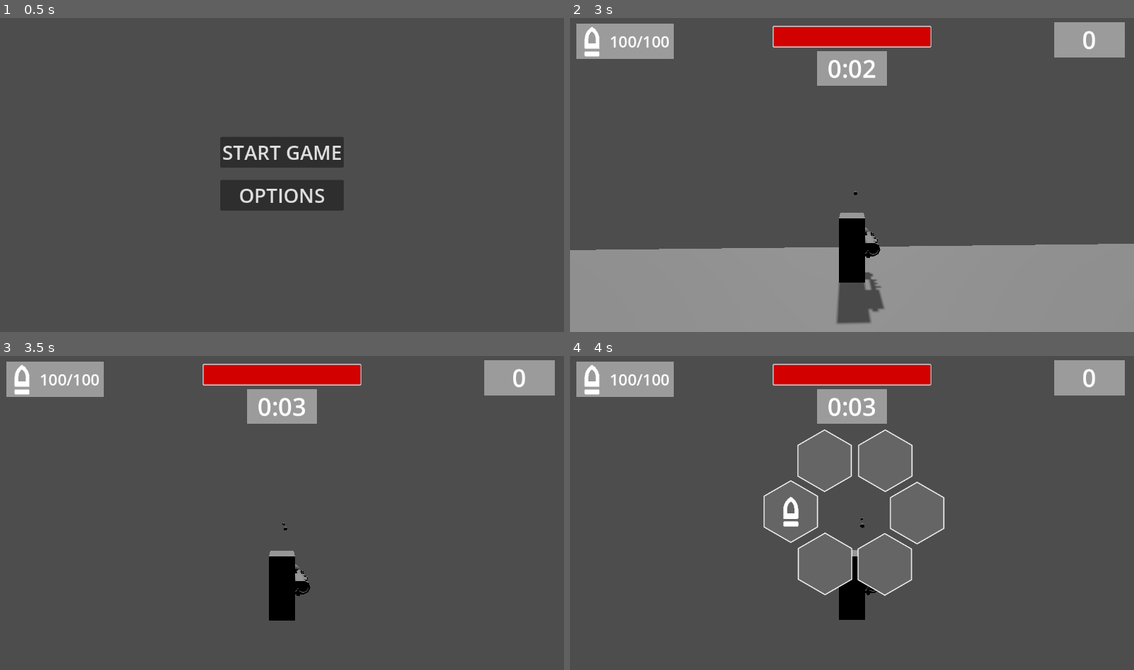
Above: before the commit, frames 1-4 (two rows, left to right).
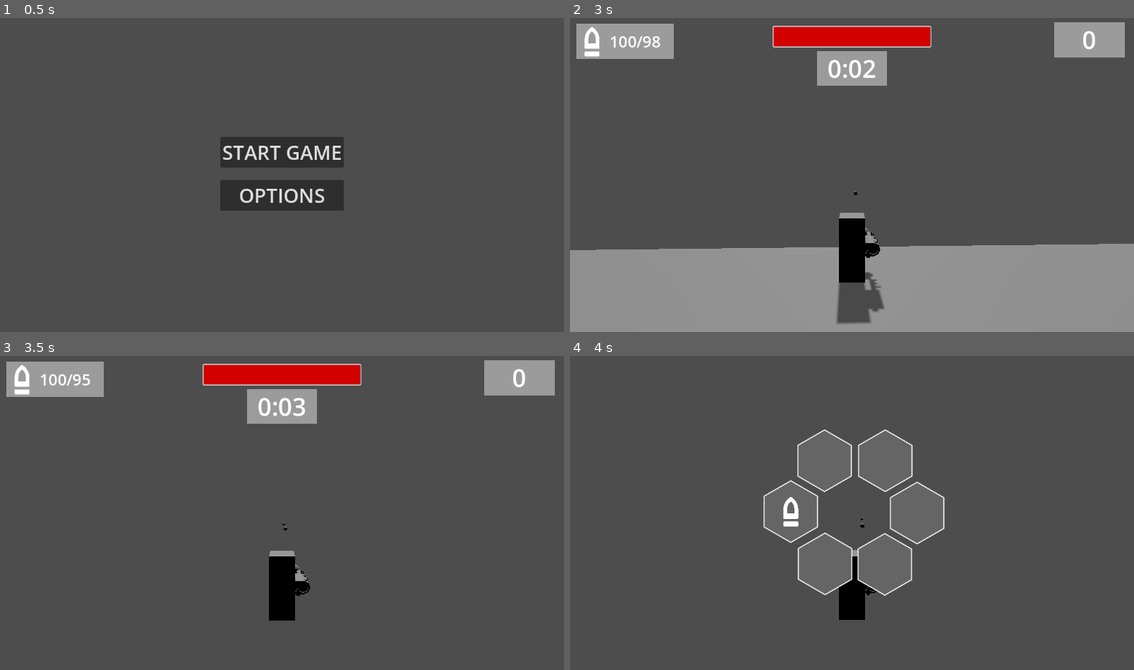
Above: after the commit, the same moments.

Repository: sarisman84/BrackeysGJ2024.2
Game: Godot game, scene res://Player/UI/HUD/main_menu.tscn
The game is run twice, just before and just after one commit, with the same random seed, the same clock (stepped at 60 frames per second) and the same inputs. The project has no main scene, so this scene is started directly.
Inputs (mouse positions are in pixels of both pictures, inside the frame that each line leads up to):
- Up to frame 1 (0.5 s): no input
- Up to frame 2 (3 s): click "START GAME" at 0.5 s; tap Enter at 1.25 s; move the mouse to (880, 171) at 1.27 s; hold F (interact) 1.28-2.03 s; hold W (move_forward) from 1.28 s (still down); tap Space (jump) at 1.52, 2.27 s; move the mouse to (823, 175) at 2.02 s; tap F (interact) at 2.1 s; move the mouse to (863, 168) at 2.77 s; press the mouse at (863, 168) at 2.78 s
- Up to frame 3 (3.5 s): keep holding W (move_forward); tap F (interact) at 3.05 s
- Up to frame 4 (4 s): keep holding W (move_forward); move the mouse to (846, 516) at 3.52 s; release the mouse at (846, 516) at 3.53 s; tap Q (weapon_select) at 3.6 s; tap Space (jump) at 3.77 s; tap F (interact) at 3.8 s

Frame 1 is identical in both runs. In frame 2, less than 0.1% of the frame differs, in the area x 12-64%, y 2-10%; in frame 3, less than 0.1%; in frame 4, 6.7%, in the area x 1-99%, y 1-22%.

Commit message:
Did some refactoring on enemy spawning. Bugfixed several issues.

Diff:
--- a/Enemies/Spawner/Waves/wave1.tres
+++ b/Enemies/Spawner/Waves/wave1.tres
@@ -1,9 +1,13 @@
-[gd_resource type="Resource" script_class="WaveInfo" load_steps=2 format=3 uid="uid://3fjug1vja3cp"]
+[gd_resource type="Resource" script_class="WaveInfo" load_steps=3 format=3 uid="uid://3fjug1vja3cp"]
 
 [ext_resource type="Script" path="res://Enemies/Spawner/Waves/wave_info.gd" id="1_cvj7k"]
+[ext_resource type="PackedScene" uid="uid://dxcxm2wvtq7fp" path="res://Enemies/Scenes/basic_enemy.tscn" id="1_flnmn"]
 
 [resource]
 script = ExtResource("1_cvj7k")
+enemies = Array[PackedScene]([ExtResource("1_flnmn")])
+spawn_distance = 15
+flying_distance = 10
 wave_start_time = 15.0
 group_amount = 10
 init_spawn_time_delay = 5.0
--- a/Enemies/Spawner/Waves/wave2.tres
+++ b/Enemies/Spawner/Waves/wave2.tres
@@ -1,9 +1,14 @@
-[gd_resource type="Resource" script_class="WaveInfo" load_steps=2 format=3 uid="uid://bxlxmrcwl32ad"]
+[gd_resource type="Resource" script_class="WaveInfo" load_steps=4 format=3 uid="uid://bxlxmrcwl32ad"]
 
 [ext_resource type="Script" path="res://Enemies/Spawner/Waves/wave_info.gd" id="1_jtyx2"]
+[ext_resource type="PackedScene" uid="uid://dxcxm2wvtq7fp" path="res://Enemies/Scenes/basic_enemy.tscn" id="1_mw3gu"]
+[ext_resource type="PackedScene" uid="uid://dbhpk13ktqxn5" path="res://Enemies/Scenes/flying_enemy.tscn" id="2_roxka"]
 
 [resource]
 script = ExtResource("1_jtyx2")
+enemies = Array[PackedScene]([ExtResource("1_mw3gu"), ExtResource("2_roxka")])
+spawn_distance = 15
+flying_distance = 10
 wave_start_time = 90.0
 group_amount = 10
 init_spawn_time_delay = 4.0
--- a/Enemies/Spawner/Waves/wave3.tres
+++ b/Enemies/Spawner/Waves/wave3.tres
@@ -1,9 +1,15 @@
-[gd_resource type="Resource" script_class="WaveInfo" load_steps=2 format=3 uid="uid://c68arqvoqpeo3"]
+[gd_resource type="Resource" script_class="WaveInfo" load_steps=5 format=3 uid="uid://c68arqvoqpeo3"]
 
 [ext_resource type="Script" path="res://Enemies/Spawner/Waves/wave_info.gd" id="1_dduap"]
+[ext_resource type="PackedScene" uid="uid://dxcxm2wvtq7fp" path="res://Enemies/Scenes/basic_enemy.tscn" id="1_x365v"]
+[ext_resource type="PackedScene" uid="uid://dbhpk13ktqxn5" path="res://Enemies/Scenes/flying_enemy.tscn" id="2_hv17l"]
+[ext_resource type="PackedScene" uid="uid://cjhnfiv3kdyek" path="res://Enemies/Scenes/shooting_enemy.tscn" id="3_1ymtc"]
 
 [resource]
 script = ExtResource("1_dduap")
+enemies = Array[PackedScene]([ExtResource("1_x365v"), ExtResource("2_hv17l"), ExtResource("3_1ymtc")])
+spawn_distance = 15
+flying_distance = 10
 wave_start_time = 160.0
 group_amount = 99999
 init_spawn_time_delay = 4.0
--- a/Enemies/Spawner/Waves/wave_info.gd
+++ b/Enemies/Spawner/Waves/wave_info.gd
@@ -1,5 +1,9 @@
 extends Resource
 class_name WaveInfo
+
+@export var enemies : Array[PackedScene]
+@export var spawn_distance = 15
+@export var flying_distance = 10
 
 @export var wave_start_time : float
 @export var group_amount : int
--- a/Enemies/Spawner/enemy_spawner.gd
+++ b/Enemies/Spawner/enemy_spawner.gd
@@ -2,10 +2,6 @@
 
 @onready var m_group_timer = $group_timer
 @onready var m_downtime_timer = $downtime_timer
-
-@export var enemies : Array[PackedScene]
-@export var spawn_distance = 15
-@export var flying_distance = 10
 
 #Wave Manager
 @export var wave_info_array : Array[WaveInfo]
@@ -23,7 +19,7 @@
 
 func position_randomize() -> Vector3:
 	var output = Vector3(randf_range(-1,1), 0, randf_range(-1,1))
-	output = (output.normalized() * spawn_distance) + Global.player_coords
+	output = (output.normalized() * wave_info_array[cur_wave].spawn_distance) + Global.player_ref.global_position
 	return output
 
 func _on_timer_timeout() -> void:
@@ -37,9 +33,10 @@
 
 func spawn_group() -> void:
 	for i in randi_range(1, cur_wave + 2):
-		var chosen_enemy = randi_range(0, cur_wave)
+		var enemies = wave_info_array[cur_wave].enemies
+		var chosen_enemy = randi_range(0, enemies.size() - 1)
 		var instance = enemies[chosen_enemy].instantiate()
 		instance.position = position_randomize()
 		if chosen_enemy == 1:
-			instance.position.y += flying_distance
+			instance.position.y += wave_info_array[cur_wave].flying_distance
 		add_child(instance)
--- a/Enemies/Spawner/enemy_spawner.tscn
+++ b/Enemies/Spawner/enemy_spawner.tscn
@@ -1,13 +1,9 @@
-[gd_scene load_steps=5 format=3 uid="uid://db38rpsv7kars"]
+[gd_scene load_steps=2 format=3 uid="uid://db38rpsv7kars"]
 
 [ext_resource type="Script" path="res://Enemies/Spawner/enemy_spawner.gd" id="1_ye8ye"]
-[ext_resource type="PackedScene" uid="uid://dxcxm2wvtq7fp" path="res://Enemies/Scenes/basic_enemy.tscn" id="2_3i6q0"]
-[ext_resource type="PackedScene" uid="uid://dbhpk13ktqxn5" path="res://Enemies/Scenes/flying_enemy.tscn" id="3_5b1w4"]
-[ext_resource type="PackedScene" uid="uid://cjhnfiv3kdyek" path="res://Enemies/Scenes/shooting_enemy.tscn" id="4_2tyy7"]
 
 [node name="enemy_spawner" type="Node3D"]
 script = ExtResource("1_ye8ye")
-enemies = Array[PackedScene]([ExtResource("2_3i6q0"), ExtResource("3_5b1w4"), ExtResource("4_2tyy7")])
 
 [node name="group_timer" type="Timer" parent="."]
 wait_time = 2.0
--- a/Interactables/Scripts/money.gd
+++ b/Interactables/Scripts/money.gd
@@ -4,5 +4,5 @@
 
 func _on_area_3d_body_entered(body: Node3D) -> void:
 	if body.is_in_group("Player"):
-		Global.player_money += value
+		Global.current_currency += value
 		queue_free()
--- a/Level/s_player_test.tscn
+++ b/Level/s_player_test.tscn
@@ -1,18 +1,18 @@
-[gd_scene load_steps=10 format=3 uid="uid://duj4fulbycx3j"]
+[gd_scene load_steps=9 format=3 uid="uid://duj4fulbycx3j"]
 
 [ext_resource type="PackedScene" uid="uid://clmojr6n6jc32" path="res://Player/p_player.tscn" id="1_vw2pc"]
 [ext_resource type="PackedScene" uid="uid://dbqqjaey7p3cl" path="res://Interactables/Scenes/weapon_station.tscn" id="2_qf88q"]
 [ext_resource type="PackedScene" uid="uid://djq2jxg8ly7e1" path="res://Weapons/Ammo/p_ammo_pickup.tscn" id="2_ys08t"]
-[ext_resource type="PackedScene" uid="uid://db38rpsv7kars" path="res://Enemies/Spawner/enemy_spawner.tscn" id="5_43tys"]
-[ext_resource type="Script" path="res://Enemies/Spawner/Waves/wave_info.gd" id="6_qt2bv"]
-[ext_resource type="Resource" uid="uid://3fjug1vja3cp" path="res://Enemies/Spawner/Waves/wave1.tres" id="7_kuvlq"]
-[ext_resource type="PackedScene" uid="uid://bqjis4gwh32fn" path="res://UI/Scenes/main_ui.tscn" id="8_3st87"]
-[ext_resource type="Resource" uid="uid://bxlxmrcwl32ad" path="res://Enemies/Spawner/Waves/wave2.tres" id="8_ru444"]
-[ext_resource type="Resource" uid="uid://c68arqvoqpeo3" path="res://Enemies/Spawner/Waves/wave3.tres" id="9_tgeu7"]
+[ext_resource type="PackedScene" uid="uid://db38rpsv7kars" path="res://Enemies/Spawner/enemy_spawner.tscn" id="4_qrieq"]
+[ext_resource type="Script" path="res://Enemies/Spawner/Waves/wave_info.gd" id="5_r2yyf"]
+[ext_resource type="Resource" uid="uid://3fjug1vja3cp" path="res://Enemies/Spawner/Waves/wave1.tres" id="6_iovwb"]
+[ext_resource type="Resource" uid="uid://bxlxmrcwl32ad" path="res://Enemies/Spawner/Waves/wave2.tres" id="7_okesm"]
+[ext_resource type="Resource" uid="uid://c68arqvoqpeo3" path="res://Enemies/Spawner/Waves/wave3.tres" id="8_x6dtt"]
 
 [node name="PlayerTest" type="Node"]
 
 [node name="player" parent="." instance=ExtResource("1_vw2pc")]
+collision_mask = 1
 movement_speed = 10.0
 
 [node name="enviroment" type="CSGCombiner3D" parent="."]
@@ -38,29 +38,31 @@
 
 [node name="ammo_pickup" parent="." instance=ExtResource("2_ys08t")]
 transform = Transform3D(1, 0, 0, 0, 1, 0, 0, 0, 1, 0, -0.975461, 12.8654)
-collision_mask = 5
+collision_layer = 1
 
 [node name="ammo_pickup2" parent="." instance=ExtResource("2_ys08t")]
 transform = Transform3D(1, 0, 0, 0, 1, 0, 0, 0, 1, 1.97384, -0.975461, 12.8654)
-collision_mask = 5
+collision_layer = 1
 
 [node name="ammo_pickup3" parent="." instance=ExtResource("2_ys08t")]
 transform = Transform3D(1, 0, 0, 0, 1, 0, 0, 0, 1, 3.88705, -0.975461, 12.8654)
 collision_layer = 5
+collision_mask = 1
 
 [node name="ammo_pickup4" parent="." instance=ExtResource("2_ys08t")]
 transform = Transform3D(1, 0, 0, 0, 1, 0, 0, 0, 1, 5.5574, -0.975461, 12.8654)
 collision_layer = 5
+collision_mask = 1
 
 [node name="ammo_pickup5" parent="." instance=ExtResource("2_ys08t")]
 transform = Transform3D(1, 0, 0, 0, 1, 0, 0, 0, 1, 7.2496, -0.975461, 12.8654)
 collision_layer = 5
+collision_mask = 1
 
 [node name="ammo_pickup6" parent="." instance=ExtResource("2_ys08t")]
 transform = Transform3D(1, 0, 0, 0, 1, 0, 0, 0, 1, 8.90808, -0.975461, 12.8654)
 collision_layer = 5
+collision_mask = 1
 
-[node name="main_ui" parent="." instance=ExtResource("8_3st87")]
-
-[node name="enemy_spawner" parent="." instance=ExtResource("5_43tys")]
-wave_info_array = Array[ExtResource("6_qt2bv")]([ExtResource("7_kuvlq"), ExtResource("8_ru444"), ExtResource("9_tgeu7")])
+[node name="enemy_spawner" parent="." instance=ExtResource("4_qrieq")]
+wave_info_array = Array[ExtResource("5_r2yyf")]([ExtResource("6_iovwb"), ExtResource("7_okesm"), ExtResource("8_x6dtt")])
--- a/Player/Scripts/avatar_controller.gd
+++ b/Player/Scripts/avatar_controller.gd
@@ -25,13 +25,14 @@
 var m_gravity = ProjectSettings.get_setting("physics/3d/default_gravity")
 
 func _ready() -> void:
+	weapon_manager.player = self
 	weapon_select.init(weapon_manager)
 	shop.init(weapon_manager)
 	main_ui.init(health_manager, weapon_manager)
 	Global.player_ref = self
 
 	#DEBUG
-	Global.current_currency = 1000000000
+	Global.current_currency = 100000000
 
 func _physics_process(delta : float) -> void:
 	if shop_open:
--- a/Player/UI/shop.gd
+++ b/Player/UI/shop.gd
@@ -8,6 +8,7 @@
 @onready var m_icon = $shop_group/main_group/icon
 @onready var m_title = $shop_group/title
 @onready var m_cost = $shop_group/cost
+@onready var m_buy = $shop_group/buy/label
 
 
 var can_toggle_shop : bool
@@ -35,7 +36,6 @@
 
 func show_shop() -> void:
 	show()
-	m_update()
 	m_update_visuals()
 	Input.mouse_mode = Input.MOUSE_MODE_VISIBLE
 	get_tree().paused = true
@@ -53,28 +53,30 @@
 func init(weapon_manager : WeaponManager) -> void:
 	m_weapon_manager = weapon_manager
 
-func m_update() -> void:
-	if not m_weapon_manager:
-		return
-	var weapon_col = m_weapon_manager.m_weapon_inventory
-
-	#Search for every shop item available and mark any that the player has
-	for i in range(m_shop_items.size()):
-		var wep = m_shop_items[i]
-		m_shop_bought_flags[i] = weapon_col.any(func(w : BaseWeapon) -> bool: return w.UUID == wep.UUID)
 
 #Update UI visuals
 func m_update_visuals() -> void:
-	var has_weapon_already = m_shop_bought_flags[m_counter]
+	var has_weapon_already : bool
 
-	m_icon.texture = m_shop_items[m_counter].icon
-	if has_weapon_already:
-		m_title.text = "%s Ammo" % m_shop_items[m_counter].display_name
-		m_cost.text = str(m_shop_items[m_counter].ammo_cost)
-	else:
-		m_title.text = m_shop_items[m_counter].display_name
-		m_cost.text = str(m_shop_items[m_counter].weapon_cost)
+	var local_weapon : BaseWeapon = m_shop_items[m_counter]
+	if m_weapon_manager:
+		var potential_weapon = m_weapon_manager.get_weapon(m_shop_items[m_counter].UUID)
+		if potential_weapon:
+			local_weapon = potential_weapon
+			has_weapon_already = local_weapon != null
 
+	m_icon.texture = local_weapon.icon
+	m_title.text = local_weapon.display_name
+
+	if not has_weapon_already:
+		m_buy.text = "Buy for %d" % local_weapon.weapon_cost
+		return
+	if local_weapon.m_current_clip_size == local_weapon.clip_size:
+		m_buy.text = "Ammo Full"
+		return
+
+	var required_ammo_to_fill = local_weapon.clip_size - local_weapon.m_current_clip_size
+	m_buy.text = "Buy %d Ammo for %d" % [required_ammo_to_fill, required_ammo_to_fill * local_weapon.ammo_cost]
 
 func m_get_weapons_from_registry() -> void:
 	for item in ItemRegistry.item_registry:
@@ -96,8 +98,9 @@
 #Emit buy signal when buy button is pressed
 func _on_buy_button_pressed():
 	var money = Global.current_currency
-	var weapon_data = m_shop_items[m_counter]
-
+	var weapon_data = m_weapon_manager.get_weapon(m_shop_items[m_counter].UUID)
+	if not weapon_data:
+		weapon_data = m_shop_items[m_counter]
 	#if the player already owns the current weapon, try to buy ammo for it instead
 	if m_shop_bought_flags[m_counter]:
 		#Calculate how much remaining ammo the player has left on the current gun
@@ -105,7 +108,7 @@
 		var ammo_cost = required_ammo_to_fill * weapon_data.ammo_cost
 
 		#Reduce their money based on the cost of the ammo and make em refill the gun with the required amount.
-		if ammo_cost <= money:
+		if ammo_cost <= money and required_ammo_to_fill != 0:
 			Global.current_currency -= ammo_cost
 			m_weapon_manager.refill_ammo_for(m_shop_items[m_counter].UUID, required_ammo_to_fill)
 	#Attempt to buy the current gun instead.
@@ -113,5 +116,4 @@
 		Global.current_currency -= weapon_data.weapon_cost
 		m_weapon_manager.add_weapon(m_shop_items[m_counter].UUID)
 
-	m_update()
 	m_update_visuals()
--- a/Player/p_player.tscn
+++ b/Player/p_player.tscn
@@ -102,7 +102,7 @@
 
 [node name="player" type="CharacterBody3D" groups=["Player"]]
 collision_layer = 4
-collision_mask = 3
+collision_mask = 0
 script = ExtResource("1_f0er1")
 movement_speed = 25.0
 
@@ -247,7 +247,7 @@
 texture_normal = SubResource("Texture2D_wnb1d")
 stretch_mode = 5
 
-[node name="Label" type="Label" parent="shop/shop_group/buy"]
+[node name="label" type="Label" parent="shop/shop_group/buy"]
 layout_mode = 1
 anchors_preset = 8
 anchor_left = 0.5
--- a/Weapons/Scripts/Behaviour_Components/apply_damage.gd
+++ b/Weapons/Scripts/Behaviour_Components/apply_damage.gd
@@ -6,7 +6,11 @@
 
 
 func on_bullet_hit(bullet : Node3D, weapon_manager: WeaponManager, incoming_body : Variant) -> void:
-	if bullet.get_instance_id() == incoming_body.get_instance_id() or weapon_manager.owner.get_instance_id() == incoming_body.get_instance_id():
+	var is_itself = bullet.get_instance_id() == incoming_body.get_instance_id()
+	var is_owner = weapon_manager.owner.get_instance_id() == incoming_body.get_instance_id()
+
+
+	if is_itself or is_owner:
 		return
 
 	if incoming_body is not HealthManager:
@@ -15,7 +19,8 @@
 		return
 
 	var health_manager = incoming_body as HealthManager
-	if health_manager.owner.get_instance_id() == incoming_body.get_instance_id():
+	var is_owner_hitbox = health_manager.owner.get_instance_id() == incoming_body.get_instance_id()
+	if is_owner_hitbox:
 		return
 
 	health_manager.take_damage(damage)
--- a/Weapons/Scripts/Behaviour_Components/apply_explosion.gd
+++ b/Weapons/Scripts/Behaviour_Components/apply_explosion.gd
@@ -8,8 +8,20 @@
 @export var explosion_detection_duration_in_seconds : float
 
 func on_bullet_hit(bullet : Node3D, weapon_manager: WeaponManager, incoming_body : Variant) -> void:
-	if bullet.get_instance_id() == incoming_body.get_instance_id() or weapon_manager.owner.get_instance_id() == incoming_body.get_instance_id():
+	var is_itself = bullet.get_instance_id() == incoming_body.get_instance_id()
+	var is_owner = weapon_manager.owner.get_instance_id() == incoming_body.get_instance_id()
+
+
+	if is_itself or is_owner :
 		return
+
+	if incoming_body is HealthManager:
+		var hm = incoming_body as HealthManager
+		var is_owner_hitbox = hm.get_instance_id() == incoming_body.get_instance_id()
+		if is_owner_hitbox:
+			return
+
+	print("[ApplyExplosionOnHit]: collison: %s" % incoming_body.name)
 
 	var hit_pos = bullet.global_position
 	if delete_bullet_on_hit:
@@ -31,7 +43,7 @@
 	var timer = Timer.new()
 	scene_tree.root.add_child(timer)
 	timer.start(explosion_detection_duration_in_seconds)
-	timer.timeout.connect(on_explosion_expire.bind(explosion_hitbox))
+	timer.timeout.connect(on_explosion_expire.bind(explosion_hitbox, timer))
 
 func on_explosion(weapon_manager: WeaponManager, incoming_body : Variant) -> void:
 	if weapon_manager.owner.get_instance_id() == incoming_body.get_instance_id():
@@ -42,5 +54,6 @@
 
 	health_manager.take_damage(damage)
 
-func on_explosion_expire(explosion_hitbox : Area3D) -> void:
+func on_explosion_expire(explosion_hitbox : Area3D, timer : Timer) -> void:
 	explosion_hitbox.queue_free()
+	timer.queue_free()
--- a/Weapons/Scripts/weapon_manager.gd
+++ b/Weapons/Scripts/weapon_manager.gd
@@ -11,6 +11,7 @@
 
 var fire_input_override : bool
 var fire_input : bool
+var player : AvatarController
 
 var selected_weapon : int :
 	set(value):
@@ -54,6 +55,17 @@
 	m_weapon_inventory.append(weapon)
 	selected_weapon = last_indx
 
+func get_weapon(weapon_name_or_uuid: Variant) -> BaseWeapon:
+	for i in range(m_weapon_inventory.size()):
+		var w = m_weapon_inventory[i]
+		match typeof(weapon_name_or_uuid):
+			TYPE_STRING:
+				if w.resource_path.to_lower().contains(weapon_name_or_uuid.to_lower()):
+					return w
+			TYPE_INT:
+				if w.UUID == weapon_name_or_uuid:
+					return w
+	return null
 
 func m_set_all_weapon_visibility(new_visibility : bool) -> void:
 	for model in m_internal_weapon_models:
--- a/Weapons/Types/machine_gun.tres
+++ b/Weapons/Types/machine_gun.tres
@@ -1,10 +1,10 @@
-[gd_resource type="Resource" script_class="BaseWeapon" load_steps=11 format=3 uid="uid://d2bh2x4uyeain"]
+[gd_resource type="Resource" script_class="BaseWeapon" load_steps=10 format=3 uid="uid://d2bh2x4uyeain"]
 
 [ext_resource type="Texture2D" uid="uid://0k37q6nr1aoi" path="res://Weapons/Icons/rifle.png" id="1_rkfo3"]
 [ext_resource type="Script" path="res://Weapons/Scripts/base_weapon.gd" id="1_yg3oh"]
 [ext_resource type="Script" path="res://Weapons/Scripts/Behaviour_Components/base_behaviour.gd" id="3_5ahxb"]
 [ext_resource type="Script" path="res://Weapons/Scripts/Behaviour_Components/fire_projectile.gd" id="4_p4y7f"]
-[ext_resource type="Script" path="res://Weapons/Scripts/Behaviour_Components/apply_explosion.gd" id="5_e660x"]
+[ext_resource type="Script" path="res://Weapons/Scripts/Behaviour_Components/apply_damage.gd" id="5_nd5dr"]
 
 [sub_resource type="SphereShape3D" id="SphereShape3D_2holm"]
 radius = 0.15
@@ -20,25 +20,19 @@
 bullet_collision_shape = SubResource("SphereShape3D_2holm")
 UUID = -1
 
-[sub_resource type="SphereShape3D" id="SphereShape3D_e88pd"]
-radius = 2.0
+[sub_resource type="SphereShape3D" id="SphereShape3D_m2wd3"]
 
-[sub_resource type="SphereShape3D" id="SphereShape3D_kyqxb"]
-
-[sub_resource type="Resource" id="Resource_varnv"]
-script = ExtResource("5_e660x")
-damage = 1
-explosion_shape = SubResource("SphereShape3D_e88pd")
-explosion_detection_mask = 32
-explosion_detection_duration_in_seconds = 0.1
-hurtbox_shape = SubResource("SphereShape3D_kyqxb")
-hurtbox_detection_mask = 33
+[sub_resource type="Resource" id="Resource_6nieg"]
+script = ExtResource("5_nd5dr")
+damage = 10.0
+hurtbox_shape = SubResource("SphereShape3D_m2wd3")
+hurtbox_detection_mask = 32
 delete_bullet_on_hit = true
 UUID = -1
 
 [resource]
 script = ExtResource("1_yg3oh")
-weapon_behaviours = Array[ExtResource("3_5ahxb")]([SubResource("Resource_efavv"), SubResource("Resource_varnv")])
+weapon_behaviours = Array[ExtResource("3_5ahxb")]([SubResource("Resource_efavv"), SubResource("Resource_6nieg")])
 fire_rate = 0.15
 clip_size = 100
 model = "res://Weapons/Models/p_machine_gun.tscn"
